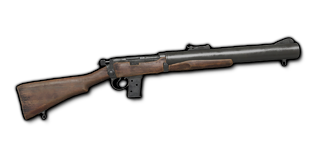
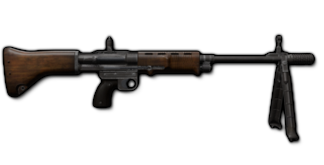
Layers edited between the first and the second (324, 165) image:
added group "Group 1" with 108 layers above "Background" over [0, 32, 319, 146]
added layer "FG42" in group "Group 1" over [3, 35, 315, 143]
renamed "Layer 1" to "DeLisle", hid it, moved it into group "Group 1" over [16, 38, 300, 120]